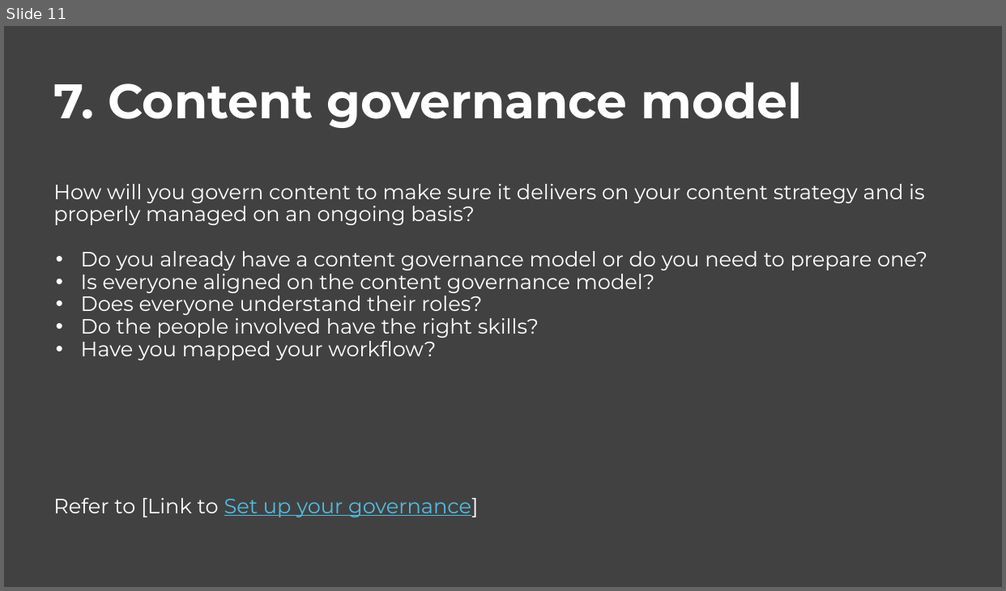
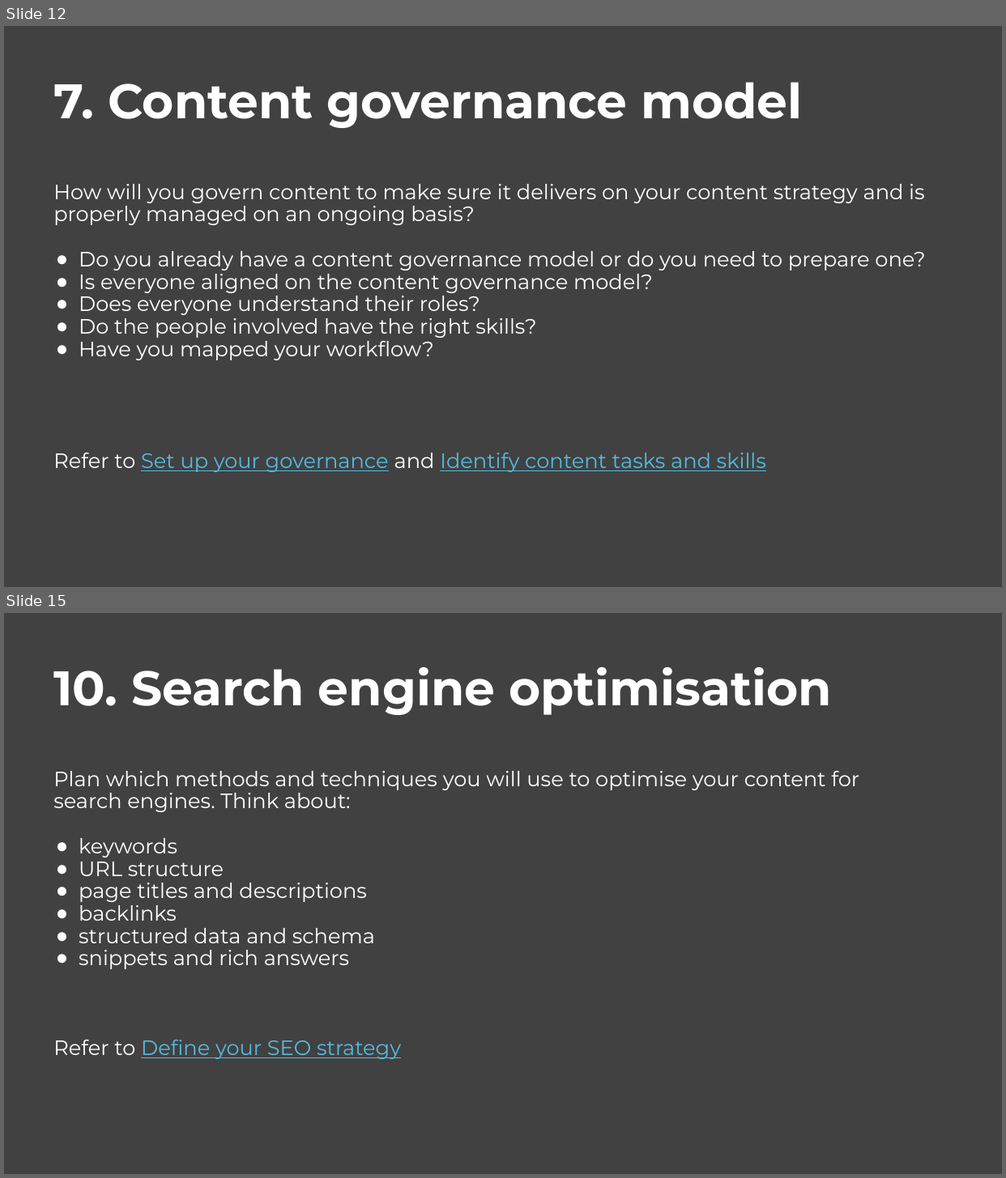
Before and after one commit to govau/service-manual, a slide deck: assets/files/content-strategy/content-strategy-template.pptx. Shown one above the other, each under a label of ours: slide 11 before the commit, slides 12 and 15 after it; the slides between them are not shown. The pictures are 1006x591 and 1006x1178 pixels, drawn with LibreOffice and Linux fonts; fonts in the diff are those of the drawing; background and template pictures are left out. Boxes give left, top, right and bottom in pixels: in the first picture for what was removed or moved away, otherwise in the second. Text is boxed around its words. In the diff, an @@ line names an element or a change of style, - is before the commit and + after.

Commit message:
Editorial QA - content strategy template (the template asset file)

```diff
--- a/assets/files/content-strategy/content-strategy-template.pptx
+++ b/assets/files/content-strategy/content-strategy-template.pptx
@@ slide 15 added at bbox=[4, 613, 1002, 1174], background #414141 @@
@@ title added at bbox=[53, 667, 859, 1059], 30 pt, text #FFFFFF @@
+10. Search engine optimisation
+Plan which methods and techniques you will use to optimise your content for search engines. Think about:
+● keywords
+● URL structure
+● page titles and descriptions
+● backlinks
+● structured data and schema
+● snippets and rich answers
+Refer to Define your SEO strategy
@@ what was slide 11 is now slide 12 @@
@@ slide 12 changed as well @@
@@ title at bbox=[79, 251, 925, 361]: bullet • to ● @@
@@ title at bbox=[53, 453, 766, 472]: text changed @@
-Refer to [Link to Set up your governance]
+Refer to Set up your governance and Identify content tasks and skills
```
Also in this commit, not shown: 11 other slides changed, 5 other slides added, 4 other files.
